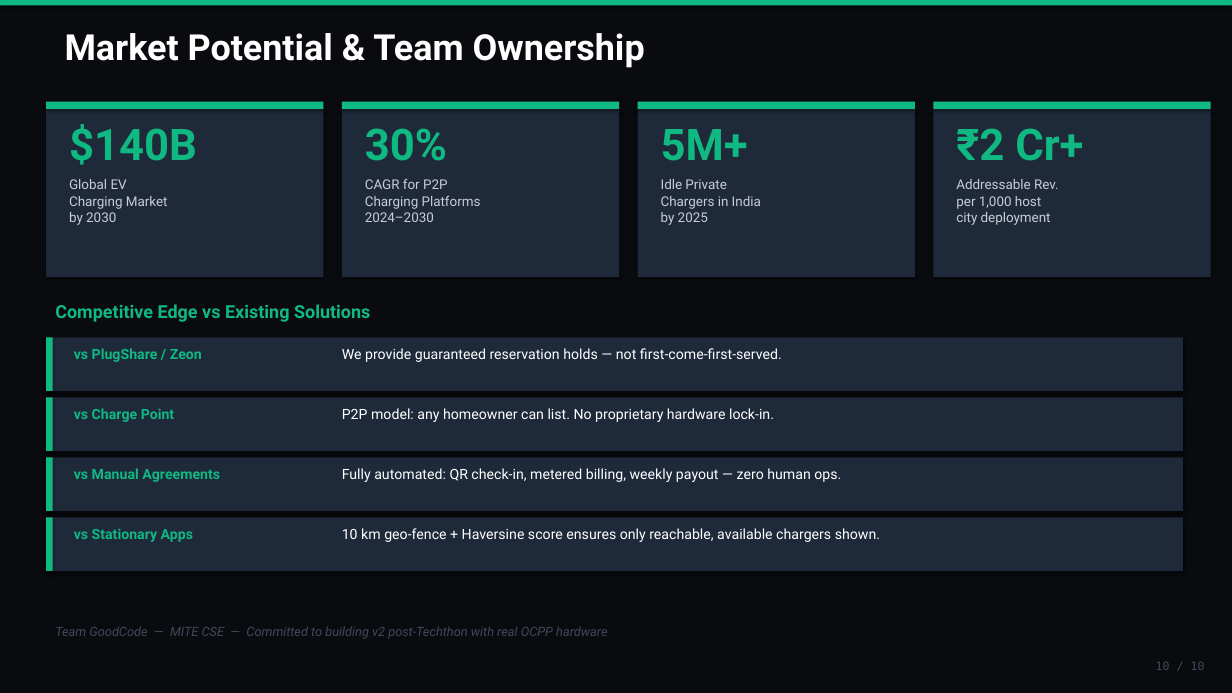
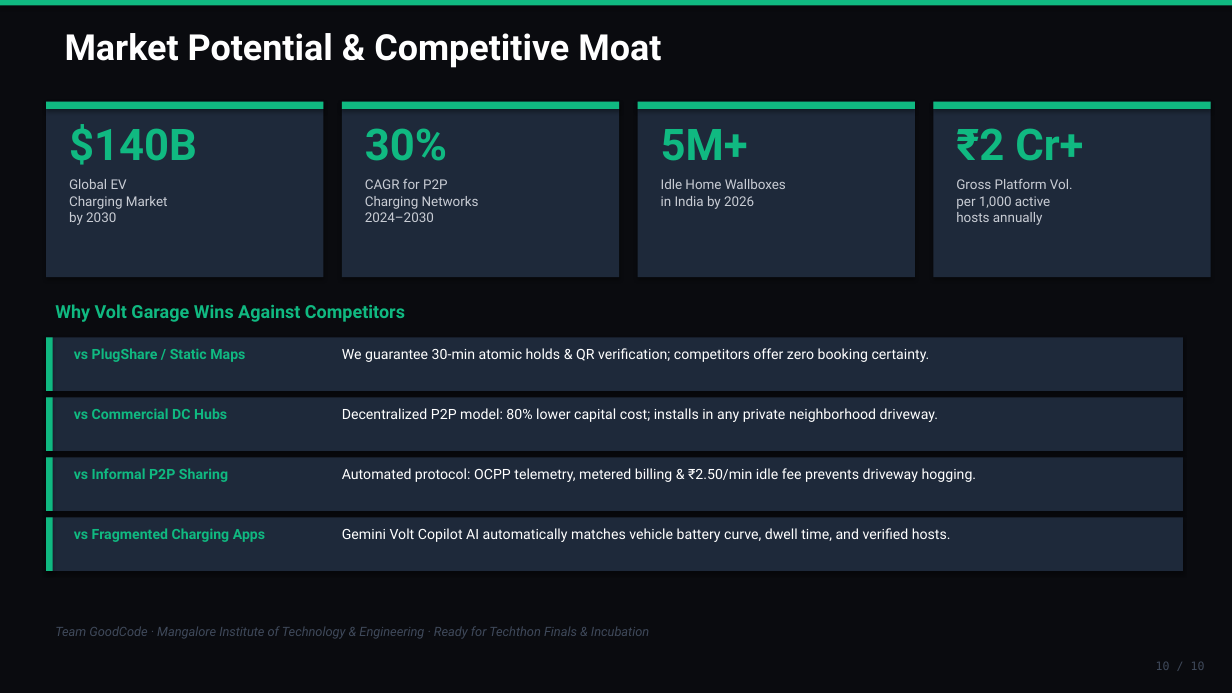
Before and after one commit to Imafrah/Volt-Garage, a slide deck: slide 10 of ImCharge_Techthon2026_Round2_GoodCode.pptx. Drawn at 1232x693 pixels with LibreOffice and Linux fonts; fonts in the diff are those of the drawing. Boxes give left, top, right and bottom in pixels: in the first picture for what was removed or moved away, otherwise in the second. Text is boxed around its words. In the diff, an @@ line names an element or a change of style, - is before the commit and + after.

Commit message:
docs(presentation): update 10-slide deck with Originkit kinetic dock, Gemini Volt Copilot, driveway idle fee engine, and OCPP test bench

```diff
--- a/ImCharge_Techthon2026_Round2_GoodCode.pptx
+++ b/ImCharge_Techthon2026_Round2_GoodCode.pptx
@@ text at bbox=[65, 33, 661, 68]: text changed @@
-Market Potential & Team Ownership
+Market Potential & Competitive Moat
@@ text at bbox=[365, 179, 479, 222]: text changed @@
-CAGR for P2P
-Charging Platforms
-2024–2030
+CAGR for P2P
+Charging Networks
+2024–2030
@@ text at bbox=[661, 179, 786, 209]: text changed @@
-Idle Private
-Chargers in India
-by 2025
+Idle Home Wallboxes
+in India by 2026
@@ text at bbox=[956, 179, 1073, 225]: text changed @@
-Addressable Rev.
-per 1,000 host
-city deployment
+Gross Platform Vol.
+per 1,000 active
+hosts annually
@@ text at bbox=[55, 304, 405, 322]: text changed @@
-Competitive Edge vs Existing Solutions
+Why Volt Garage Wins Against Competitors
@@ text at bbox=[74, 348, 245, 362]: text changed @@
-vs PlugShare / Zeon
+vs PlugShare / Static Maps
@@ text at bbox=[342, 348, 930, 362]: text changed @@
-We provide guaranteed reservation holds — not first-come-first-served.
+We guarantee 30-min atomic holds & QR verification; competitors offer zero booking certainty.
@@ text at bbox=[74, 408, 227, 419]: text changed @@
-vs Charge Point
+vs Commercial DC Hubs
@@ text at bbox=[342, 408, 938, 422]: text changed @@
-P2P model: any homeowner can list. No proprietary hardware lock-in.
+Decentralized P2P model: 80% lower capital cost; installs in any private neighborhood driveway.
@@ text at bbox=[74, 468, 228, 482]: text changed @@
-vs Manual Agreements
+vs Informal P2P Sharing
@@ text at bbox=[342, 468, 977, 482]: text changed @@
-Fully automated: QR check-in, metered billing, weekly payout — zero human ops.
+Automated protocol: OCPP telemetry, metered billing & ₹2.50/min idle fee prevents driveway hogging.
@@ text at bbox=[74, 528, 265, 542]: text changed @@
-vs Stationary Apps
+vs Fragmented Charging Apps
@@ text at bbox=[342, 528, 951, 542]: text changed @@
-10 km geo-fence + Haversine score ensures only reachable, available chargers shown.
+Gemini Volt Copilot AI automatically matches vehicle battery curve, dwell time, and verified hosts.
@@ text at bbox=[55, 626, 649, 639]: text changed @@
-Team GoodCode — MITE CSE — Committed to building v2 post-Techthon with real OCPP hardware
+Team GoodCode · Mangalore Institute of Technology & Engineering · Ready for Techthon Finals & Incubation
```
Also in this commit, not shown: 8 other slides changed, 1 slide added, 1 slide removed.
